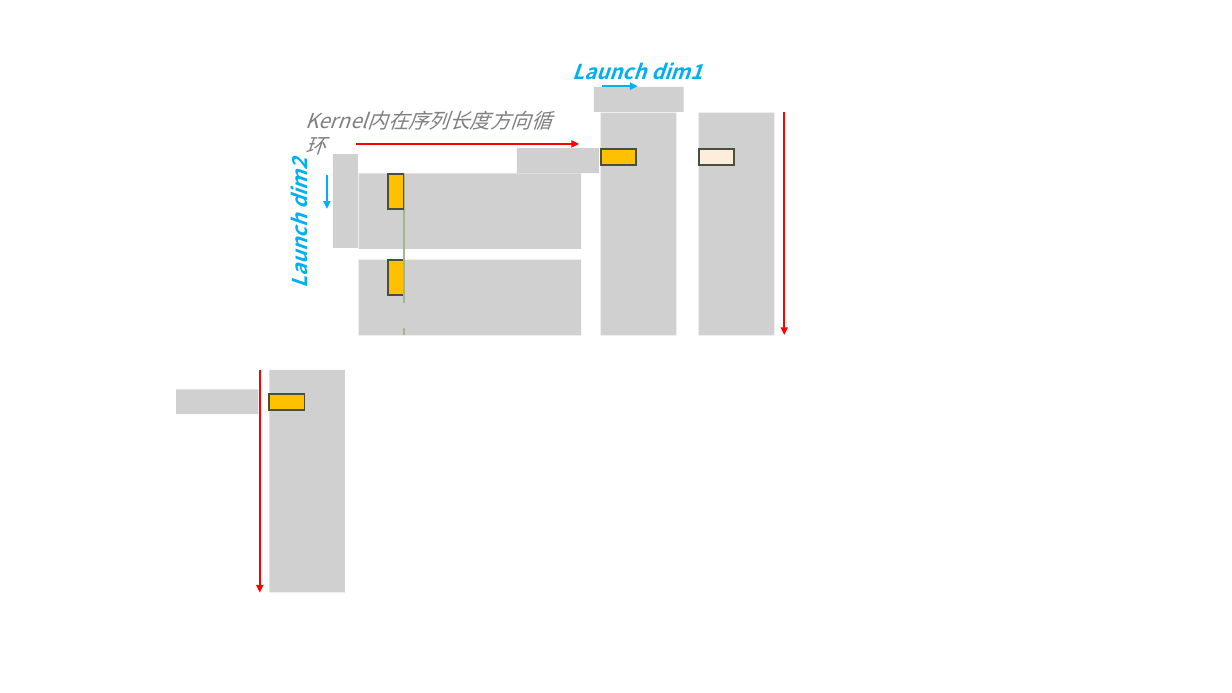
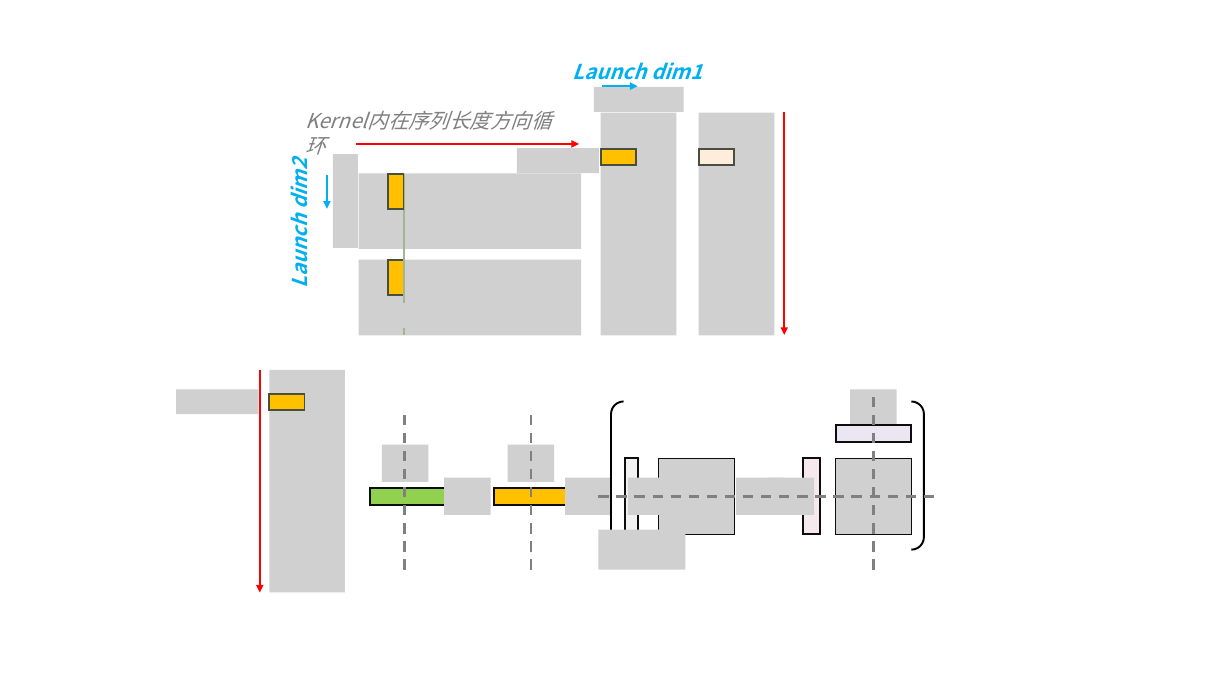
Before and after one commit to lcy-seso/Tiled-EfficientAttention, a slide deck: slide 5 of gla/figures/gated_linear_attention.pptx (slide 6 before the commit). Drawn at 1232x693 pixels with LibreOffice and Linux fonts; fonts in the diff are those of the drawing; grey boxes stand for pictures. Boxes give left, top, right and bottom in pixels: in the first picture for what was removed or moved away, otherwise in the second. Text is boxed around its words. In the diff, an @@ line names an element or a change of style, - is before the commit and + after.

```diff
--- a/gla/figures/gated_linear_attention.pptx
+++ b/gla/figures/gated_linear_attention.pptx
@@ group added at (370,389,940,570): 11 pictures, 5 rectangles, 4 lines, 1 bracket pair @@
```
Also in this commit, not shown: 1 other slide changed, 2 slides added, 1 slide removed, 5 other files.
